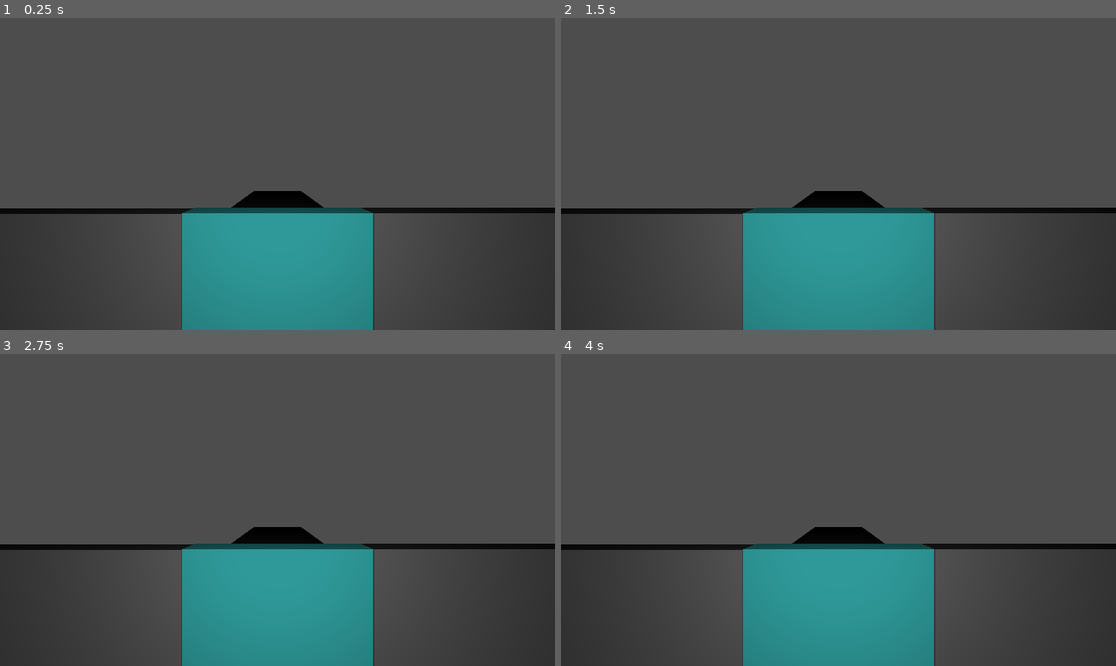
Above: before the commit, frames 1-4 (two rows, left to right).
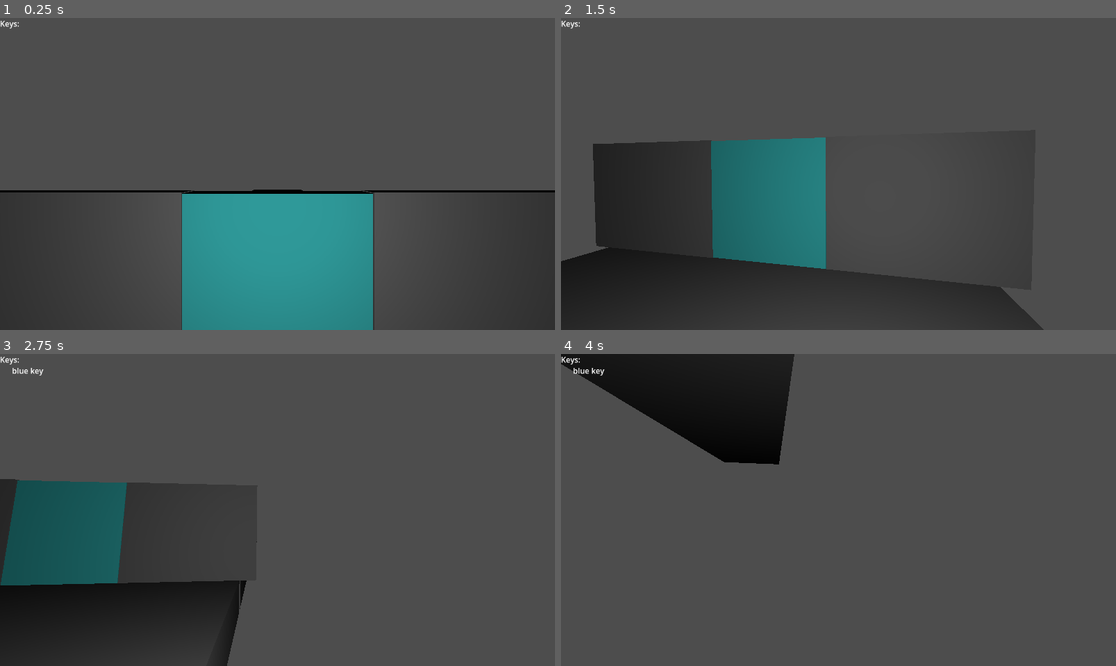
Above: after the commit, the same moments.

Repository: Foaming-Hippo/UPS
Game: Godot game, scene res://scenes/TestLevel.tscn
Same seed, same stepped clock (60 frames per second), same inputs: the game is played once before the commit and once after it. Before the commit the project has no main scene; this scene is started directly in both runs.
Inputs (mouse positions are in pixels of both pictures, inside the frame that each line leads up to):
- Up to frame 1 (0.25 s): no input
- Up to frame 2 (1.5 s): tap Enter (ui_accept) at 0.5, 0.77 s; move the mouse to (960, 158) at 0.52 s; hold D (move_right) 0.53-1.28 s; hold E (interact) 0.53-1.28 s; move the mouse to (727, 189) at 1.27 s; hold S (move_down) from 1.28 s (still down); tap E (interact) at 1.35 s
- Up to frame 3 (2.75 s): tap Enter (ui_accept) at 1.52 s; move the mouse to (333, 441) at 2.02 s; release S (move_down) at 2.03 s; hold D (move_right) from 2.03 s (still down); hold E (interact) from 2.03 s (still down)
- Up to frame 4 (4 s): move the mouse to (810, 572) at 2.77 s; release D (move_right) at 2.78 s; release E (interact) at 2.78 s; hold W (move_up) 2.78-3.53 s; tap E (interact) at 2.85 s; tap Enter (ui_accept) at 3.02, 3.77 s; move the mouse to (1005, 556) at 3.52 s; hold A (move_left) from 3.53 s (still down); hold E (interact) from 3.53 s (still down)

The runs differ from the first frame. In frame 1, 4.4% of the frame differs, in the area x 0-100%, y 0-63%; in frame 2, 31%, in the area x 0-100%, y 0-100%; in frame 3, 30%; in frame 4, 28%.

Commit message:
refactor: reorginzed stuff

Diff:
--- a/project.godot
+++ b/project.godot
@@ -11,7 +11,7 @@
 [application]
 
 config/name="Universal Package Stealers"
-run/main_scene="res://main.tscn"
+run/main_scene="res://scenes/TestLevel.tscn"
 config/features=PackedStringArray("4.0")
 config/icon="res://icon.svg"
 
--- a/scenes/TestLevel.tscn
+++ b/scenes/TestLevel.tscn
@@ -1,11 +1,8 @@
-[gd_scene load_steps=18 format=3 uid="uid://ived765i2gat"]
+[gd_scene load_steps=8 format=3 uid="uid://ived765i2gat"]
 
-[ext_resource type="PackedScene" uid="uid://roo6uger2qf8" path="res://player.tscn" id="1_od6uf"]
-[ext_resource type="PackedScene" uid="uid://dqr8xwov6x77f" path="res://door.tscn" id="2_6ie3r"]
-[ext_resource type="Script" path="res://door_key.gd" id="3_wpp7k"]
-[ext_resource type="PackedScene" uid="uid://dofg74crgik1u" path="res://door_key.tscn" id="4_d48fa"]
-[ext_resource type="Script" path="res://door.gd" id="6_kcash"]
-[ext_resource type="Script" path="res://door_interact.gd" id="7_fu2r3"]
+[ext_resource type="PackedScene" uid="uid://roo6uger2qf8" path="res://scenes/player.tscn" id="1_od6uf"]
+[ext_resource type="PackedScene" uid="uid://dqr8xwov6x77f" path="res://scenes/door.tscn" id="2_6ie3r"]
+[ext_resource type="PackedScene" uid="uid://dofg74crgik1u" path="res://scenes/door_key.tscn" id="4_d48fa"]
 
 [sub_resource type="BoxMesh" id="BoxMesh_0uj8w"]
 size = Vector3(10, 1, 40)
@@ -18,28 +15,6 @@
 
 [sub_resource type="BoxShape3D" id="BoxShape3D_v7k35"]
 size = Vector3(4, 3, 0.5)
-
-[sub_resource type="BoxShape3D" id="BoxShape3D_w4bry"]
-size = Vector3(0.5, 0.5, 0.5)
-
-[sub_resource type="StandardMaterial3D" id="StandardMaterial3D_atbta"]
-albedo_color = Color(0.996078, 0.494118, 0, 1)
-
-[sub_resource type="BoxMesh" id="BoxMesh_kyvyl"]
-material = SubResource("StandardMaterial3D_atbta")
-size = Vector3(0.5, 0.5, 0.5)
-
-[sub_resource type="BoxShape3D" id="BoxShape3D_r7frm"]
-size = Vector3(3, 10, 1)
-
-[sub_resource type="BoxMesh" id="BoxMesh_xnt3v"]
-material = SubResource("StandardMaterial3D_atbta")
-size = Vector3(3, 3, 0.5)
-
-[sub_resource type="BoxShape3D" id="BoxShape3D_k3mvr"]
-size = Vector3(3, 3, 0.5)
-
-[sub_resource type="BoxShape3D" id="BoxShape3D_e0yum"]
 
 [node name="Test" type="Node3D"]
 
@@ -55,10 +30,6 @@
 
 [node name="CollisionShape3D" type="CollisionShape3D" parent="Floor"]
 shape = SubResource("BoxShape3D_3lq17")
-
-[node name="Door" parent="." instance=ExtResource("2_6ie3r")]
-transform = Transform3D(-1, 3.48787e-16, -8.74228e-08, 3.48787e-16, 1, -3.48787e-16, 8.74228e-08, -3.48787e-16, -1, 2.08165e-12, 2, 4.75)
-metadata/color = "blue"
 
 [node name="Wall" type="StaticBody3D" parent="."]
 transform = Transform3D(1, 0, 0, 0, 1, 0, 0, 0, 1, 3.516, 2, 4.911)
@@ -88,54 +59,6 @@
 transform = Transform3D(1, 0, 0, 0, 1, 0, 0, 0, 1, 2.69966, 0.783888, 9.23782)
 metadata/color = "blue"
 
-[node name="DoorKey2" type="StaticBody3D" parent="."]
-transform = Transform3D(1, 0, 0, 0, 1, 0, 0, 0, 1, 2.42882, 0.856374, 10.8781)
-metadata/color = "orange"
-
-[node name="Area3D" type="Area3D" parent="DoorKey2"]
-collision_layer = 4
-collision_mask = 4
-script = ExtResource("3_wpp7k")
-
-[node name="CollisionShape3D" type="CollisionShape3D" parent="DoorKey2/Area3D"]
-shape = SubResource("BoxShape3D_w4bry")
-
-[node name="MeshInstance3D" type="MeshInstance3D" parent="DoorKey2"]
-mesh = SubResource("BoxMesh_kyvyl")
-
-[node name="DoorNode" type="Node3D" parent="."]
-transform = Transform3D(-4.37114e-08, 3.48787e-16, 1, 3.48787e-16, 1, -3.48787e-16, -1, 3.48787e-16, -4.37114e-08, 5.35361, 1.40067, 10.4457)
-metadata/color = "orange"
-
-[node name="Door" type="StaticBody3D" parent="DoorNode"]
-transform = Transform3D(1, 0, 0, 0, 1, 1.12238e-23, 0, 1.12238e-23, 1, -0.00483513, -0.0500164, -0.0256042)
-script = ExtResource("6_kcash")
-metadata/action = false
-metadata/_edit_group_ = true
-
-[node name="Area3D" type="Area3D" parent="DoorNode/Door"]
-transform = Transform3D(1, 0, 0, 0, 1, 0, 0, 0, 1, 0, 0, -0.0696564)
-collision_layer = 2
-collision_mask = 2
-script = ExtResource("7_fu2r3")
-
-[node name="CollisionShape3D" type="CollisionShape3D" parent="DoorNode/Door/Area3D"]
-transform = Transform3D(1, 0, 0, 0, 1, 0, 0, 0, 1, 0, 0, 0.0791764)
-shape = SubResource("BoxShape3D_r7frm")
-
-[node name="DoorMesh" type="MeshInstance3D" parent="DoorNode/Door"]
-transform = Transform3D(1, 0, 0, 0, 1, 1.12238e-23, 0, 1.12238e-23, 1, 0, 0, 0)
-mesh = SubResource("BoxMesh_xnt3v")
-
-[node name="DoorWall" type="CollisionShape3D" parent="DoorNode/Door"]
-shape = SubResource("BoxShape3D_k3mvr")
-
-[node name="DoorStop" type="StaticBody3D" parent="DoorNode"]
-
-[node name="Bottom" type="CollisionShape3D" parent="DoorNode/DoorStop"]
-transform = Transform3D(1, 0, 0, 0, 1, 0, 0, 0, 1, 2.08165e-12, -5, 2.08165e-12)
-shape = SubResource("BoxShape3D_e0yum")
-
-[node name="Top" type="CollisionShape3D" parent="DoorNode/DoorStop"]
-transform = Transform3D(1, 0, 0, 0, 1, 0, 0, 0, 1, 2.08165e-12, 2, 2.08165e-12)
-shape = SubResource("BoxShape3D_e0yum")
+[node name="DoorNode" parent="." instance=ExtResource("2_6ie3r")]
+transform = Transform3D(1, 0, 0, 0, 1, 0, 0, 0, 1, 0, 1.98438, 4.74076)
+metadata/color = "blue"
--- a/scenes/door.tscn
+++ b/scenes/door.tscn
@@ -1,7 +1,7 @@
 [gd_scene load_steps=8 format=3 uid="uid://dqr8xwov6x77f"]
 
-[ext_resource type="Script" path="res://door.gd" id="1_k620p"]
-[ext_resource type="Script" path="res://door_interact.gd" id="2_ijjnc"]
+[ext_resource type="Script" path="res://scripts/door.gd" id="1_4xt7q"]
+[ext_resource type="Script" path="res://scripts/door_interact.gd" id="2_enn3d"]
 
 [sub_resource type="BoxShape3D" id="BoxShape3D_r7frm"]
 size = Vector3(3, 10, 1)
@@ -22,14 +22,14 @@
 metadata/color = ""
 
 [node name="Door" type="StaticBody3D" parent="."]
-script = ExtResource("1_k620p")
+script = ExtResource("1_4xt7q")
 metadata/action = false
 
 [node name="Area3D" type="Area3D" parent="Door"]
 transform = Transform3D(1, 0, 0, 0, 1, 0, 0, 0, 1, 0, 0, -0.0696564)
 collision_layer = 2
 collision_mask = 2
-script = ExtResource("2_ijjnc")
+script = ExtResource("2_enn3d")
 
 [node name="CollisionShape3D" type="CollisionShape3D" parent="Door/Area3D"]
 transform = Transform3D(1, 0, 0, 0, 1, 0, 0, 0, 1, 0, 0, 0.0791764)
--- a/scenes/door_key.tscn
+++ b/scenes/door_key.tscn
@@ -1,6 +1,6 @@
 [gd_scene load_steps=5 format=3 uid="uid://dofg74crgik1u"]
 
-[ext_resource type="Script" path="res://door_key.gd" id="1_8y68e"]
+[ext_resource type="Script" path="res://scripts/door_key.gd" id="1_2ssj2"]
 
 [sub_resource type="BoxShape3D" id="BoxShape3D_w4bry"]
 size = Vector3(0.5, 0.5, 0.5)
@@ -18,7 +18,7 @@
 [node name="Area3D" type="Area3D" parent="."]
 collision_layer = 4
 collision_mask = 4
-script = ExtResource("1_8y68e")
+script = ExtResource("1_2ssj2")
 
 [node name="CollisionShape3D" type="CollisionShape3D" parent="Area3D"]
 shape = SubResource("BoxShape3D_w4bry")
--- a/scenes/main.tscn
+++ b/scenes/main.tscn
@@ -1,6 +1,6 @@
-[gd_scene load_steps=6 format=3 uid="uid://dv1ku375xrxxi"]
+[gd_scene load_steps=6 format=3 uid="uid://bip3g31ph82da"]
 
-[ext_resource type="PackedScene" uid="uid://roo6uger2qf8" path="res://player.tscn" id="1_dm635"]
+[ext_resource type="PackedScene" uid="uid://roo6uger2qf8" path="res://scenes/player.tscn" id="1_dm635"]
 
 [sub_resource type="BoxShape3D" id="BoxShape3D_rwymn"]
 size = Vector3(999, 1, 999)
--- a/scenes/player.tscn
+++ b/scenes/player.tscn
@@ -1,7 +1,7 @@
 [gd_scene load_steps=6 format=3 uid="uid://roo6uger2qf8"]
 
-[ext_resource type="Script" path="res://player.gd" id="1_h4hm1"]
-[ext_resource type="PackedScene" uid="uid://bywr72ybgssck" path="res://ui.tscn" id="2_4yqj4"]
+[ext_resource type="Script" path="res://scripts/player.gd" id="1_gngof"]
+[ext_resource type="PackedScene" uid="uid://bywr72ybgssck" path="res://scenes/ui.tscn" id="2_4yqj4"]
 
 [sub_resource type="CapsuleShape3D" id="CapsuleShape3D_23r7k"]
 
@@ -11,7 +11,7 @@
 radius = 0.005
 
 [node name="Player" type="CharacterBody3D"]
-script = ExtResource("1_h4hm1")
+script = ExtResource("1_gngof")
 metadata/_edit_group_ = true
 metadata/keys = []
 
--- a/scenes/ui.tscn
+++ b/scenes/ui.tscn
@@ -1,6 +1,6 @@
 [gd_scene load_steps=2 format=3 uid="uid://bywr72ybgssck"]
 
-[ext_resource type="Script" path="res://player_stats.gd" id="1_5h57j"]
+[ext_resource type="Script" path="res://scripts/player_stats.gd" id="1_jdxnd"]
 
 [node name="UI" type="Control"]
 layout_mode = 3
@@ -15,4 +15,4 @@
 layout_mode = 0
 offset_right = 477.0
 offset_bottom = 229.0
-script = ExtResource("1_5h57j")
+script = ExtResource("1_jdxnd")
Not shown, added: models/door.dae.import
